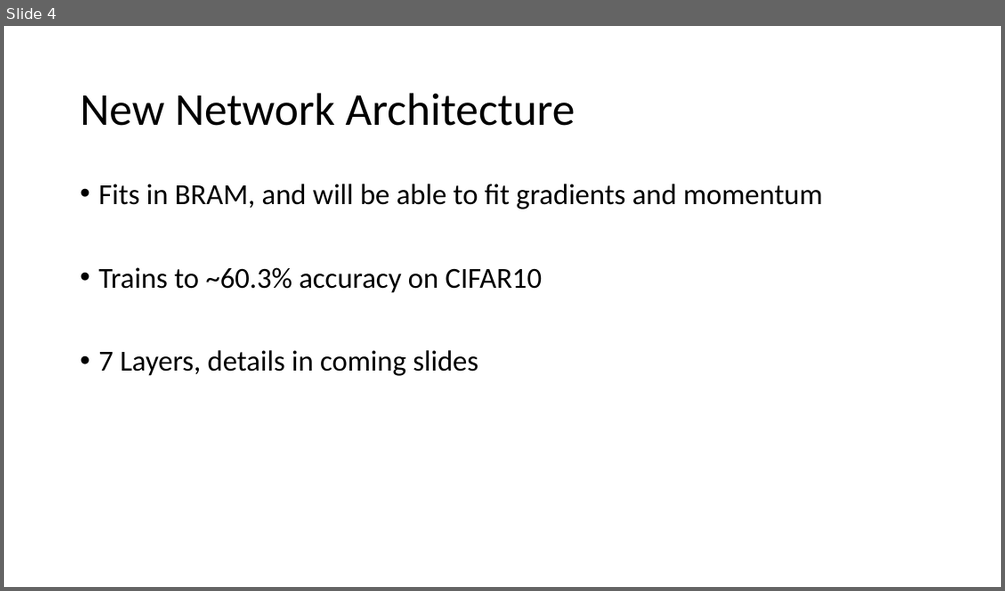
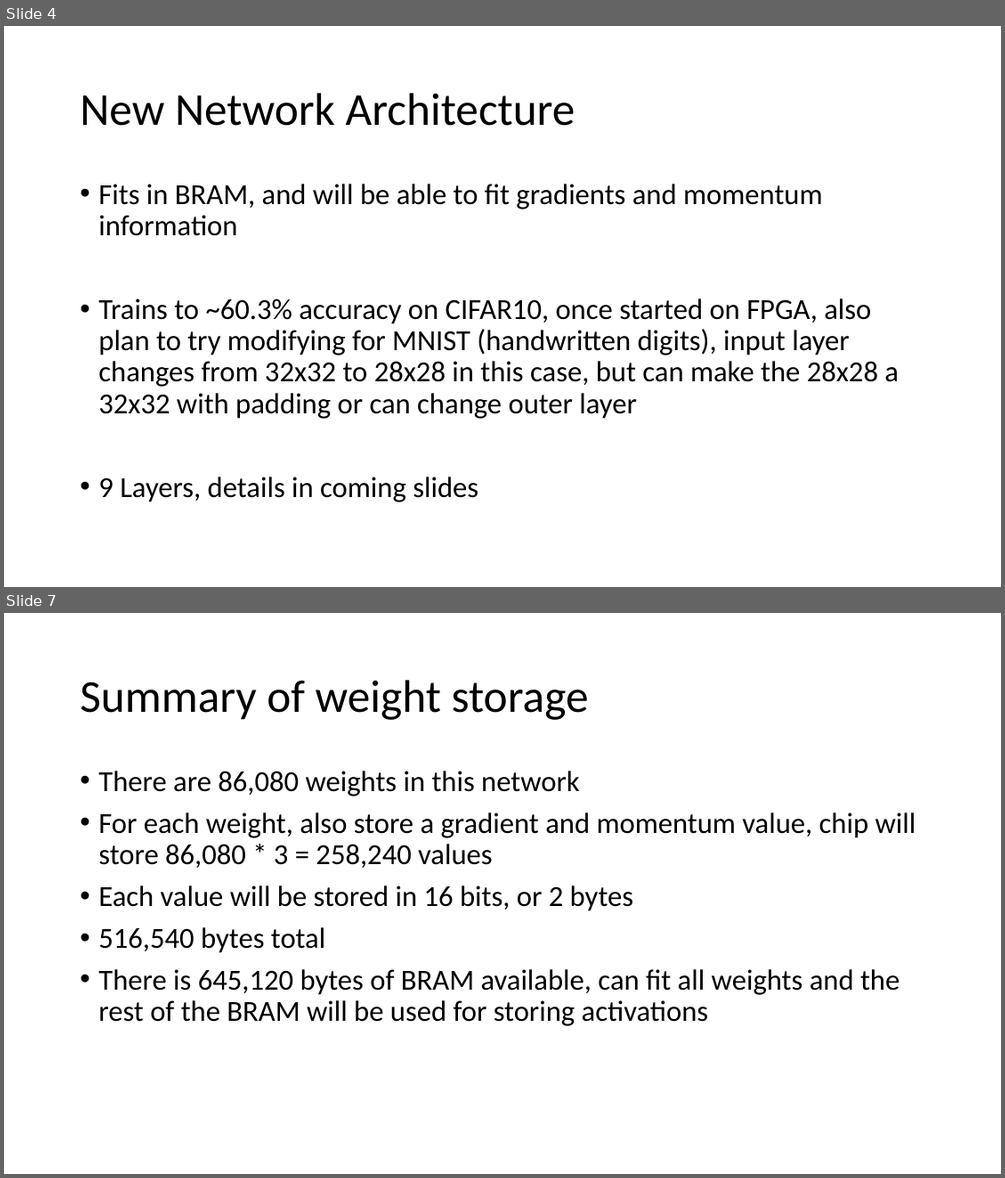
Before and after one commit to erikgroving/NeuralNetworkHardwareAccelerator, a slide deck: WeeklyPresentations/update5_04_01.pptx. Shown one above the other, each under a label of ours: slide 4 before the commit, slides 4 and 7 after it; the slides between them are not shown. The pictures are 1005x591 and 1005x1178 pixels, drawn with LibreOffice and Linux fonts; fonts in the diff are those of the drawing. Boxes give left, top, right and bottom in pixels: in the first picture for what was removed or moved away, otherwise in the second. Text is boxed around its words. In the diff, an @@ line names an element or a change of style, - is before the commit and + after.

```diff
--- a/WeeklyPresentations/update5_04_01.pptx
+++ b/WeeklyPresentations/update5_04_01.pptx
@@ slide 7 added at (4,613,1001,1174), background #FFFFFF @@
@@ title added at (80,680,589,720), 44 pt, text #000000 @@
+Summary of weight storage
@@ text added at (98,771,916,1026), 28 pt, text #000000 @@
+• There are 86,080 weights in this network
+• For each weight, also store a gradient and momentum value, chip will store 86,080 * 3 = 258,240 values
+• Each value will be stored in 16 bits, or 2 bytes
+• 516,540 bytes total
+• There is 645,120 bytes of BRAM available, can fit all weights and the rest of the BRAM will be used for storing activations
@@ slide 4 changed as well @@
@@ text at (98,184,898,502): text changed @@
-• Fits in BRAM, and will be able to fit gradients and momentum
-• Trains to ~60.3% accuracy on CIFAR10
-• 7 Layers, details in coming slides
+• Fits in BRAM, and will be able to fit gradients and momentum information
+• Trains to ~60.3% accuracy on CIFAR10, once started on FPGA, also plan to try modifying for MNIST (handwritten digits), input layer changes from 32x32 to 28x28 in this case, but can make the 28x28 a 32x32 with padding or can change outer layer
+• 9 Layers, details in coming slides
```
Also in this commit, not shown: 4 other slides changed, 4 other slides added.
